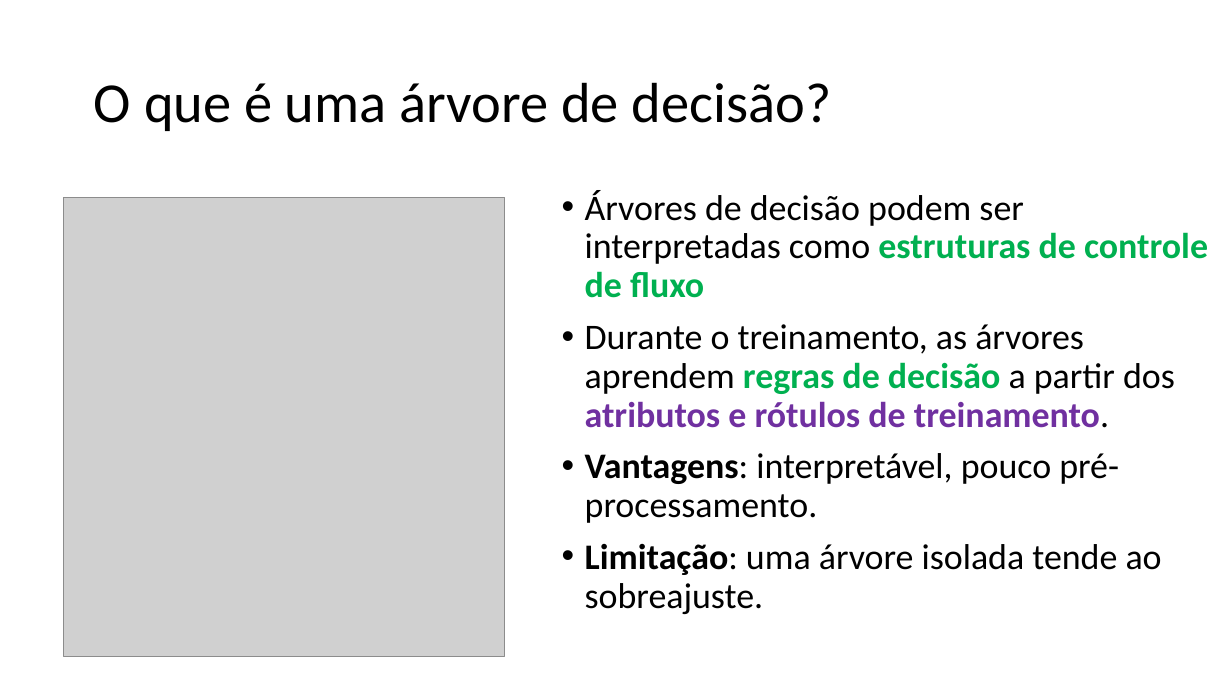
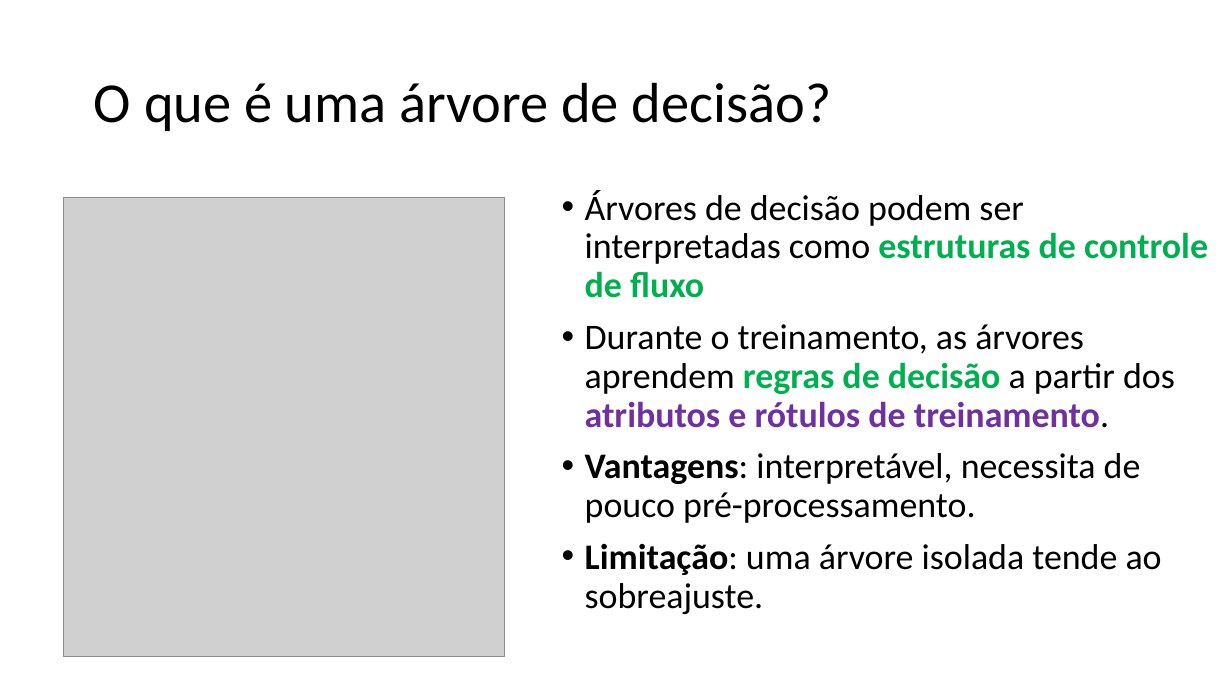
Before and after one commit to zz4fap/c24_inteligencia_artificial, a slide deck: slide 4 of slides/C24_Árvores_de_decisão.pptx. Drawn at 1232x693 pixels with LibreOffice and Linux fonts; fonts in the diff are those of the drawing; grey boxes stand for pictures. Boxes give left, top, right and bottom in pixels: in the first picture for what was removed or moved away, otherwise in the second. Text is boxed around its words. In the diff, an @@ line names an element or a change of style, - is before the commit and + after.

Commit message:
new slides

```diff
--- a/slides/C24_Árvores_de_decisão.pptx
+++ b/slides/C24_Árvores_de_decisão.pptx
@@ text at <box>585,453,1141,523</box>: text changed @@
-• Vantagens: interpretável, pouco pré-processamento.
+• Vantagens: interpretável, necessita de pouco pré-processamento.
```
Also in this commit, not shown: 1 slide removed.
